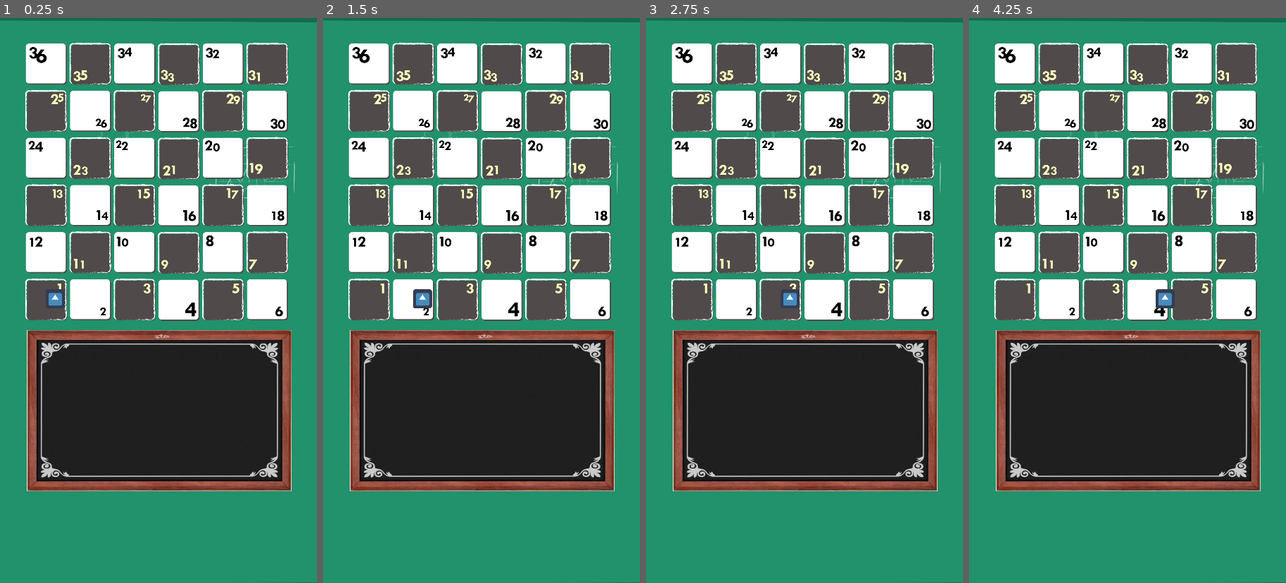
Above: before the commit, frames 1-4 (left to right).
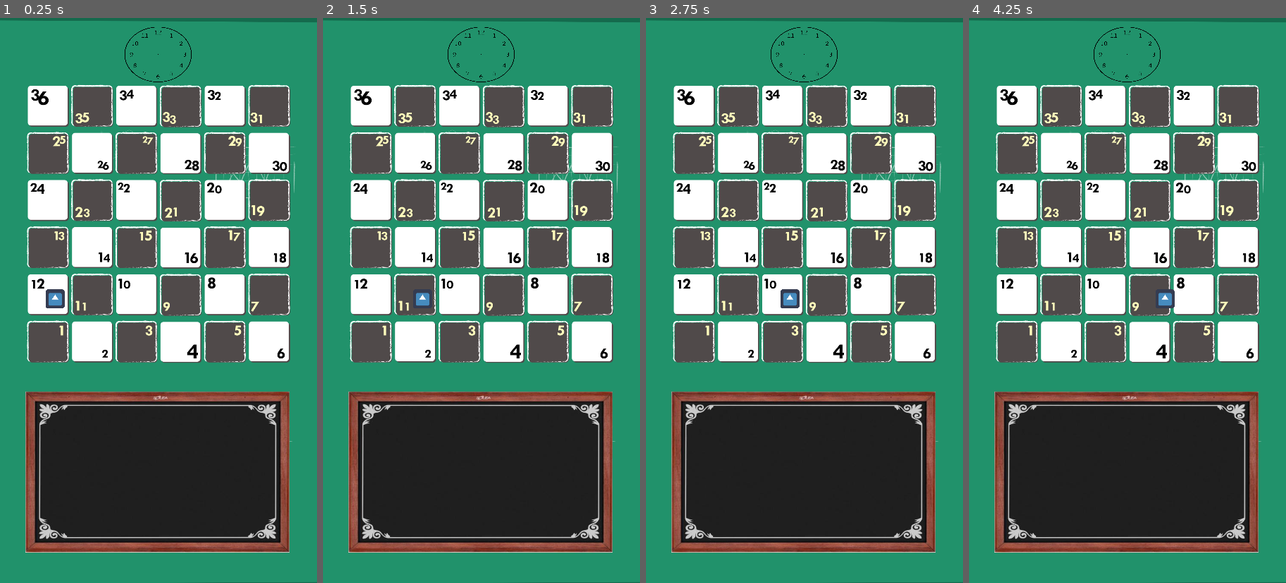
Above: after the commit, the same moments.

Repository: Wildrimak/the-math
Game: Godot game, scene res://scenes/raiz.tscn
The game is run twice, just before and just after one commit, with the same random seed, the same clock (stepped at 60 frames per second) and the same inputs. The engine's default icon, where the game draws it, is replaced by a stand-in: a white triangle on a blue panel in a dark square.
Inputs:
- Up to frame 1 (0.25 s): no input
- Up to frame 2 (1.5 s): hold Right (ui_right) 0.53-1.28 s; hold Down (ui_down) from 1.28 s (still down)
- Up to frame 3 (2.75 s): release Down (ui_down) at 2.03 s; hold Right (ui_right) from 2.03 s (still down)
- Up to frame 4 (4.25 s): release Right (ui_right) at 2.78 s; hold Up (ui_up) 2.78-3.53 s; hold Left (ui_left) from 3.53 s (still down)

The runs differ from the first frame. In frame 1, 61% of the frame differs, in the area x 8-93%, y 1-100%; in frame 2, 61%; in frame 3, 61%; in frame 4, 61%.

Commit message:
adicionado clock

Diff:
--- a/scenes/raiz.tscn
+++ b/scenes/raiz.tscn
@@ -1,26 +1,27 @@
-[gd_scene load_steps=8 format=2]
+[gd_scene load_steps=9 format=2]
 
 [ext_resource path="res://images/tela_fundo.png" type="Texture" id=1]
 [ext_resource path="res://scenes/tela_fundo.gd" type="Script" id=2]
 [ext_resource path="res://scenes/tabuleiro.tscn" type="PackedScene" id=3]
 [ext_resource path="res://images/dark-square.jpg" type="Texture" id=4]
-[ext_resource path="res://scenes/quadro_escuro.gd" type="Script" id=5]
+[ext_resource path="res://scripts/quadro_escuro.gd" type="Script" id=5]
 [ext_resource path="res://icon.png" type="Texture" id=6]
-[ext_resource path="res://scenes/player.gd" type="Script" id=7]
+[ext_resource path="res://scripts/player.gd" type="Script" id=7]
+[ext_resource path="res://images/clock.png" type="Texture" id=8]
 
 [node name="raiz" type="Node2D"]
 
 [node name="tela_fundo" type="Sprite" parent="."]
-scale = Vector2( 1, 0.9 )
+scale = Vector2( 1, 0.899337 )
 texture = ExtResource( 1 )
 centered = false
 script = ExtResource( 2 )
 
 [node name="tabuleiro" parent="." instance=ExtResource( 3 )]
-position = Vector2( -12.4283, 18.9126 )
+position = Vector2( -5.92122, 162.068 )
 
 [node name="quadro_escuro" type="Sprite" parent="."]
-position = Vector2( 542.242, 1334.47 )
+position = Vector2( 536.369, 1542.95 )
 scale = Vector2( 1.45802, 1.32221 )
 texture = ExtResource( 4 )
 script = ExtResource( 5 )
@@ -29,3 +30,11 @@
 position = Vector2( 157.397, 954.641 )
 texture = ExtResource( 6 )
 script = ExtResource( 7 )
+
+[node name="clock" type="Node2D" parent="."]
+
+[node name="body" type="Sprite" parent="clock"]
+position = Vector2( 424, 30 )
+scale = Vector2( 0.190977, 0.156855 )
+texture = ExtResource( 8 )
+centered = false
--- /dev/null
+++ b/scripts/LineEdit.gd
@@ -0,0 +1,45 @@
+extends LineEdit
+
+func _physics_process(delta):
+
+	print($"LineEdit")
+	$"LineEdit".set(text, "27")
+
+	if Input.is_action_pressed("ui_right"):
+		#$AnimatedSprite.flip_h = false
+
+		if Input.is_action_pressed("run"):
+			#$AnimatedSprite.play("Run")
+			pass
+		else:
+			pass
+			#$AnimatedSprite.play("Walk")
+
+	elif Input.is_action_pressed("ui_left"):
+		#$AnimatedSprite.flip_h = true
+
+		if Input.is_action_pressed("run"):
+			#$AnimatedSprite.play("Run")
+			pass
+		else:
+			#$AnimatedSprite.play("Walk")
+			pass
+	elif Input.is_action_pressed("ui_down"):
+		#$AnimatedSprite.play("Dead")
+		if $AnimatedSprite.get_frame() == 14:
+			#$AnimatedSprite.stop()
+			pass
+	else:
+		pass
+		#$AnimatedSprite.play("Idle")
+
+func _ready():
+	set_process_input(true)
+
+func _input(event):
+
+	if(event.is_action_pressed("touch")):
+		on_touch()
+
+func on_touch():
+	$".".position.y-=20
Binary file added: images/clock.png
Not shown, added: images/clock.png.import
Renamed: scenes/player.gd -> scripts/player.gd
Renamed: scenes/quadro_escuro.gd -> scripts/quadro_escuro.gd
